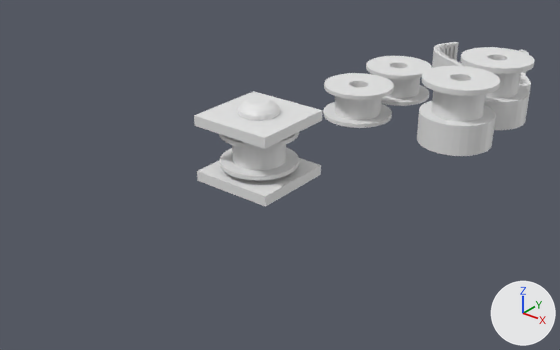
The Blender file lib/gt2_6mm_belt.blend as it was, and as the next commit left it.
Before and after are seen from a 50 mm lens placed at (103.4, -181.8, 74.8), pointed at (-1.9, -50.1, -6.8). Arrows for +X, +Y and +Z are at lower right; the lights stay in place.

The first picture shows 'Cube', 'Cube.001', 'belt_6mm_m5_bearing_mount_src', 'belt_6mm_m5_motor', 'belt_6mm_m5_roller', 'belt_6mm_motor_src', 'belt_6mm_roller', 'belt_6mm_roller_src', 'belt_profile'.
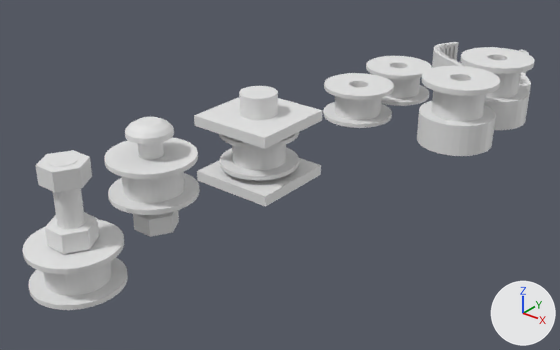
Boxes (x1, y1, x2, y2) around the edits, measured in the pictures (560 x 350 px):
'belt_6mm_m5_bearing_mount_src', reshaped, modifiers changed
    before: (238, 97, 280, 120)
    after: (194, 86, 322, 207)
'belt_6mm_roller.001', added
    after: (23, 219, 128, 310)
'belt_6mm_roller.002', added
    after: (104, 137, 200, 215)
'Cube', hidden
    before: (194, 91, 322, 149)
'belt_6mm_roller', hidden
    before: (219, 132, 299, 180)
'Cube.001', hidden
    before: (197, 158, 321, 207)
'nut_m5.002', added
    after: (35, 150, 92, 192)
'belt_bearing_a_1_screw_m5x20', added
    after: (125, 117, 174, 160)
'nut_m5.003', added
    after: (45, 212, 99, 254)
'belt_bearing_a_1_screw_m5x25.001', added
    after: (48, 155, 85, 229)
'nut_m5.001', added
    after: (133, 210, 179, 237)
part 2 of me_cylinder_022, added
    after: (239, 86, 278, 120)
part 3 of me_cylinder_022, deleted
    before: (238, 97, 280, 120)

Patch to the scene script:
```diff
--- a/lib/gt2_6mm_belt.blend.py
+++ b/lib/gt2_6mm_belt.blend.py
@@ me_cylinder_022 @@
 me_cylinder_022.from_pydata(...)  # 192 vertices, 132 faces; spans x -4.7..4.6, y -4.6..4.7, z -15.5..7.2
 # used by ob_belt_6mm_m5_bearing_mount_src; location = (0.0, -60.0, 0.0); rotation_euler = (3.142, 0.0, 1.571), in degrees (180, 0, 90)
+# me_cylinder_022 part 1: a new loose piece, a 32-sided cylinder along z spanning x -2.4..2.4, y -2.4..2.4, z -12.7..7.3
+# me_cylinder_022 part 2: a new loose piece, a 32-sided cylinder along z spanning x -4.2..4.2, y -4.2..4.2, z -17.5..-12.7
+# me_cylinder_022 part 3: the loose piece of 128 vertices spanning x -4.7..4.6, y -4.6..4.7, z -15.5..-12.8 is deleted
+# me_cylinder_022 part 4: the loose piece of 64 vertices spanning x -2.4..2.4, y -2.4..2.4, z -12.8..7.2 is deleted
@@ ob_nut_m5 @@
 ob_nut_m5.rotation_euler = (0.0, 0.0, -1.571)  # degrees (0, 0, -90)
+ob_nut_m5.hide_set(True)
@@ ob_belt_6mm_m5_bearing_mount_src @@
 ob_belt_6mm_m5_bearing_mount_src.rotation_euler = (3.142, 0.0, 1.571)  # degrees (180, 0, 90)
+_m = ob_belt_6mm_m5_bearing_mount_src.modifiers.new('Boolean', 'BOOLEAN')
+_m.object = ob_cube
+_m.operation = 'UNION'
+_m = ob_belt_6mm_m5_bearing_mount_src.modifiers.new('Boolean.001', 'BOOLEAN')
+_m.object = ob_cube_001
+_m.operation = 'UNION'
+_m = ob_belt_6mm_m5_bearing_mount_src.modifiers.new('Boolean.002', 'BOOLEAN')
+_m.object = ob_belt_6mm_roller
+_m.operation = 'UNION'
+_m = ob_belt_6mm_m5_bearing_mount_src.modifiers.new('Boolean.003', 'BOOLEAN')
+_m.object = ob_nut_m5
+_m.operation = 'UNION'
@@ ob_belt_6mm_roller @@
 ob_belt_6mm_roller.rotation_euler = (3.142, 0.0, 1.571)  # degrees (180, 0, 90)
+ob_belt_6mm_roller.hide_set(True)
@@ ob_cube @@
 ob_cube.location = (0.0, -60.0, 4.0)
+_m = ob_cube.modifiers.new('Boolean', 'BOOLEAN')
+_m.object = ob_cylinder_002
+_m.operation = 'UNION'
+ob_cube.hide_set(True)
@@ ob_cube_001 @@
 ob_cube_001.location = (0.0, -60.0, -9.4)
+_m = ob_cube_001.modifiers.new('Boolean', 'BOOLEAN')
+_m.object = ob_cylinder_003
+_m.operation = 'UNION'
+ob_cube_001.hide_set(True)
@@ ob_cylinder_002 @@
 ob_cylinder_002 = bpy.data.objects.new('Cylinder.002', me_cylinder_007)
-ob_cylinder_002.parent = ob_belt_6mm_m5_bearing_mount_src
-ob_cylinder_002.matrix_parent_inverse = Matrix(((0.0, 1.0, 0.0, 60.0), (1.0, 0.0, 0.0, 0.0), (0.0, 0.0, -1.0, 0.0), (0.0, 0.0, 0.0, 1.0)))
+ob_cylinder_002.parent = ob_cube
+ob_cylinder_002.matrix_parent_inverse = Matrix(((1.0, 0.0, 0.0, 0.0), (0.0, 1.0, 0.0, 60.0), (0.0, 0.0, 1.0, -4.0), (0.0, 0.0, 0.0, 1.0)))
 ob_cylinder_002.location = (0.0000153, -60.0, 10.4)
+ob_cylinder_002.hide_set(True)
@@ ob_cylinder_003 @@
 ob_cylinder_003.scale = (1.0, 1.0, -1.0)
+ob_cylinder_003.hide_set(True)
@@ ob_belt_6mm_roller_002 @@
+ob_belt_6mm_roller_002 = bpy.data.objects.new('belt_6mm_roller.002', me_cylinder_020.copy())  # the mesh of ob_belt_6mm_roller
+ob_belt_6mm_roller_002.parent = ob_belt_bearing_a_1_screw_m5x20
+ob_belt_6mm_roller_002.location = (128.0, 140.0, 283.0)
+ob_belt_6mm_roller_002.rotation_euler = (3.142, 0.0, 1.571)  # degrees (180, 0, 90)
@@ ob_belt_bearing_a_1_screw_m5x20 @@
+ob_belt_bearing_a_1_screw_m5x20 = bpy.data.objects.new('belt_bearing_a_1_screw_m5x20', me_cylinder_022.copy())  # the mesh of ob_belt_6mm_m5_bearing_mount_src
+ob_belt_bearing_a_1_screw_m5x20.location = (-2.0, -90.0, 4.1)
+ob_belt_bearing_a_1_screw_m5x20.rotation_euler = (3.142, 0.0, 1.571)  # degrees (180, 0, 90)
@@ ob_belt_6mm_roller_001 @@
+ob_belt_6mm_roller_001 = bpy.data.objects.new('belt_6mm_roller.001', me_cylinder_020.copy())  # the mesh of ob_belt_6mm_roller
+ob_belt_6mm_roller_001.parent = ob_belt_bearing_a_1_screw_m5x25_001
+ob_belt_6mm_roller_001.location = (128.0, 140.0, 283.0)
+ob_belt_6mm_roller_001.rotation_euler = (3.142, 0.0, 1.571)  # degrees (180, 0, 90)
@@ ob_belt_bearing_a_1_screw_m5x25_001 @@
+ob_belt_bearing_a_1_screw_m5x25_001 = bpy.data.objects.new('belt_bearing_a_1_screw_m5x25.001', me_cylinder_026)  # 192 vertices, 132 faces; spans x -4.7..4.6, y -4.6..4.6, z -25.0..2.7
+ob_belt_bearing_a_1_screw_m5x25_001.location = (-2.0, -110.0, -6.4)
+ob_belt_bearing_a_1_screw_m5x25_001.rotation_euler = (3.142, 0.0, 1.571)  # degrees (180, 0, 90)
@@ ob_nut_m5_001 @@
+ob_nut_m5_001 = bpy.data.objects.new('nut_m5.001', me_cylinder_023.copy())  # the mesh of ob_nut_m5
+ob_nut_m5_001.parent = ob_belt_bearing_a_1_screw_m5x20
+ob_nut_m5_001.location = (128.0, 140.0, 273.4)
+ob_nut_m5_001.rotation_euler = (0.0, 0.0, -1.571)  # degrees (0, 0, -90)
@@ ob_nut_m5_002 @@
+ob_nut_m5_002 = bpy.data.objects.new('nut_m5.002', me_cylinder_023.copy())  # the mesh of ob_nut_m5
+ob_nut_m5_002.parent = ob_belt_bearing_a_1_screw_m5x25_001
+ob_nut_m5_002.location = (128.0, 140.0, 301.6)
+ob_nut_m5_002.rotation_euler = (0.0, 0.0, -1.571)  # degrees (0, 0, -90)
@@ ob_nut_m5_003 @@
+ob_nut_m5_003 = bpy.data.objects.new('nut_m5.003', me_cylinder_023.copy())  # the mesh of ob_nut_m5
+ob_nut_m5_003.parent = ob_belt_bearing_a_1_screw_m5x25_001
+ob_nut_m5_003.location = (128.0, 140.0, 289.4)
+ob_nut_m5_003.rotation_euler = (0.0, 0.0, -1.571)  # degrees (0, 0, -90)
```
